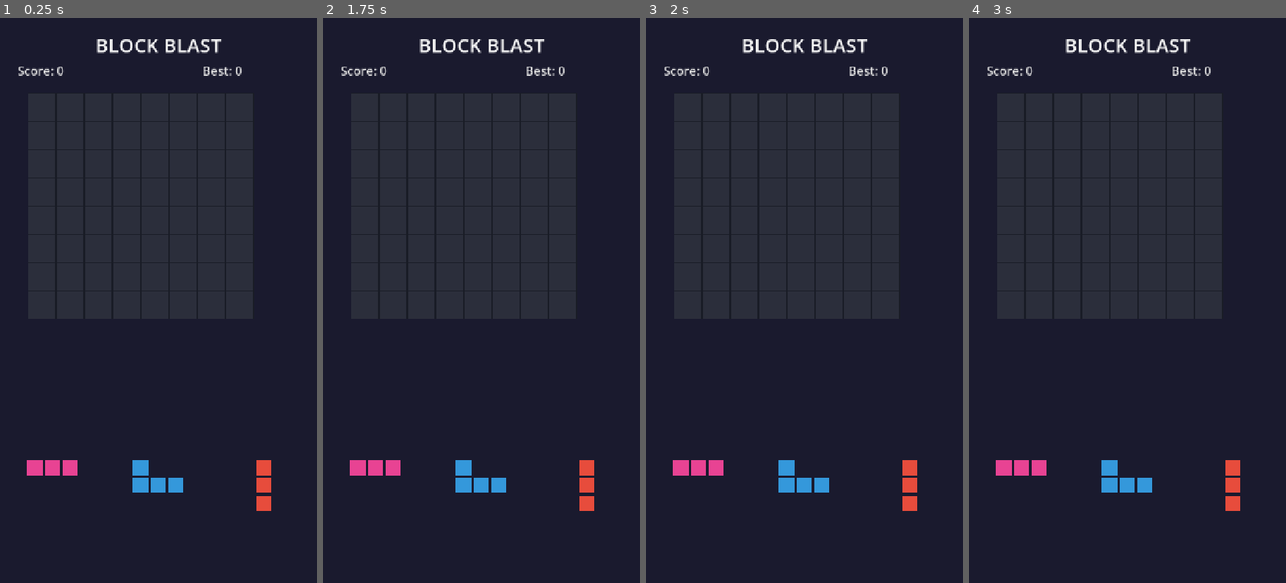
Above: before the commit, frames 1-4 (left to right).
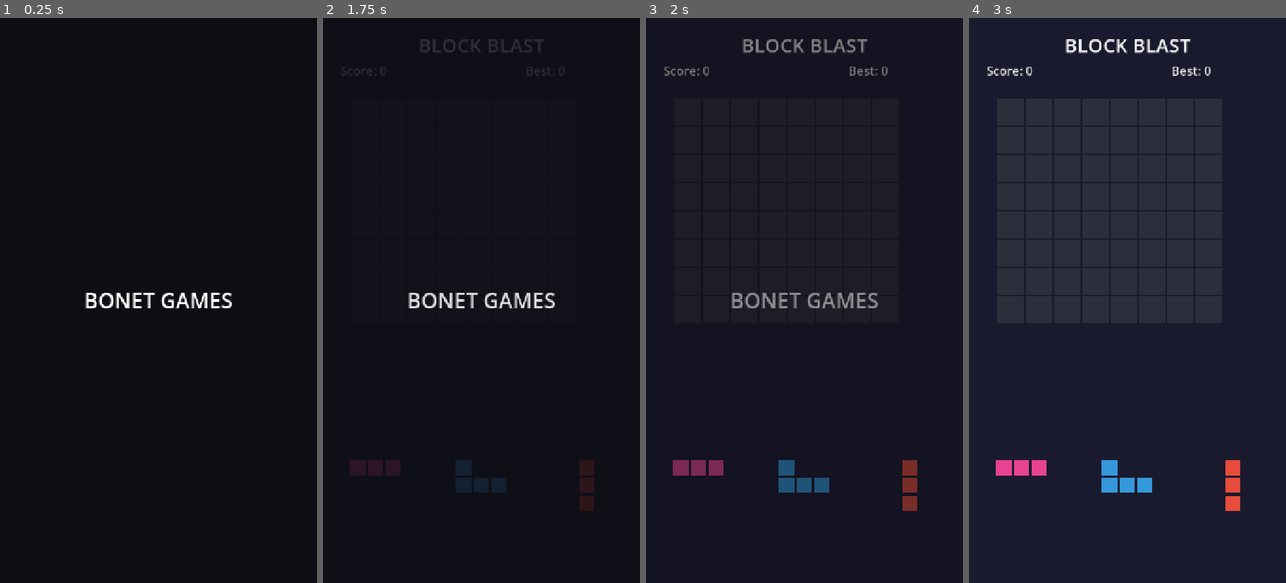
Above: after the commit, the same moments.

Repository: kpgursoy/mygame
Game: Godot game, scene res://scenes/Main.tscn
Same seed, same stepped clock (60 frames per second), same inputs: the game is played once before the commit and once after it.
Inputs:
- Up to frame 1 (0.25 s): no input
- Up to frame 2 (1.75 s): tap Enter at 0.5 s; tap Space at 1.25 s
- Up to frame 3 (2 s): no input
- Up to frame 4 (3 s): tap Enter at 2.75 s

The runs differ from the first frame. In frame 1, 98% of the frame differs, in the area x 0-100%, y 0-100%; in frame 2, 28%; in frame 3, 4.3%; in frame 4, less than 0.1%.

Commit message:
kombo sistemi eklendi, giris ekrani eklendi.

Diff:
--- a/project.godot
+++ b/project.godot
@@ -28,3 +28,4 @@
 
 renderer/rendering_method="gl_compatibility"
 renderer/rendering_method.mobile="gl_compatibility"
+textures/vram_compression/import_etc2_astc=true
--- a/scenes/Main.tscn
+++ b/scenes/Main.tscn
@@ -1,8 +1,8 @@
-[gd_scene load_steps=2 format=3]
+[gd_scene format=3 uid="uid://3qip2wprnsjf"]
 
-[ext_resource type="Script" path="res://scripts/Main.gd" id="1"]
+[ext_resource type="Script" uid="uid://csraswc1pwf0r" path="res://scripts/Main.gd" id="1"]
 
-[node name="Main" type="Control"]
+[node name="Main" type="Control" unique_id=20632768]
 layout_mode = 3
 anchors_preset = 15
 anchor_right = 1.0
--- a/scripts/GridView.gd
+++ b/scripts/GridView.gd
@@ -1,7 +1,7 @@
 extends Control
 class_name GridView
 
-signal piece_placed(cleared_lines: int)
+signal piece_placed(cleared_lines: int, cells_placed: int)
 
 const GRID_SIZE := 8
 
@@ -10,10 +10,19 @@
 var hover_cells: Array = []
 var hover_valid := false
 
+# Taşı sürüklerken kare değişimini takip etmek için
+var last_hover_anchor := Vector2i(-999, -999)
+
 func _ready() -> void:
 	custom_minimum_size = Vector2(GRID_SIZE * cell_size, GRID_SIZE * cell_size)
 	size = custom_minimum_size
 	_init_board()
+	mouse_exited.connect(_on_mouse_exited)
+
+func _on_mouse_exited() -> void:
+	hover_cells.clear()
+	last_hover_anchor = Vector2i(-999, -999) # Dışarı çıkınca sıfırla
+	queue_redraw()
 
 func _init_board() -> void:
 	board.clear()
@@ -27,6 +36,7 @@
 func reset_board() -> void:
 	_init_board()
 	hover_cells = []
+	last_hover_anchor = Vector2i(-999, -999)
 	queue_redraw()
 
 func _draw() -> void:
@@ -73,7 +83,7 @@
 		board[y][x] = color
 	var cleared = clear_lines()
 	queue_redraw()
-	piece_placed.emit(cleared)
+	piece_placed.emit(cleared, shape.size())
 
 func clear_lines() -> int:
 	var rows_to_clear = []
@@ -115,13 +125,21 @@
 	var row = int(round(top_left.y / cell_size))
 	return Vector2i(col, row)
 
-func _can_drop_data(pos, data) -> bool:
+func _can_drop_data(pos: Vector2, data: Variant) -> bool:
 	if typeof(data) != TYPE_DICTIONARY or not data.has("shape"):
 		hover_cells = []
+		last_hover_anchor = Vector2i(-999, -999)
 		queue_redraw()
 		return false
+
 	var shape = data["shape"]
 	var anchor = anchor_from_local(pos, shape)
+
+	# EĞER TAŞ YENİ BİR KARENİN ÜSTÜNE GELDİYSE ÇOK HAFİF TİTRET
+	if anchor != last_hover_anchor:
+		last_hover_anchor = anchor
+		Input.vibrate_handheld(15) # Kılcal, tık hissi veren titreşim
+
 	var valid = can_place(shape, anchor)
 	hover_valid = valid
 	hover_cells = []
@@ -130,11 +148,13 @@
 	queue_redraw()
 	return valid
 
-func _drop_data(pos, data) -> void:
+func _drop_data(pos: Vector2, data: Variant) -> void:
 	var shape = data["shape"]
 	var color = data["color"]
 	var anchor = anchor_from_local(pos, shape)
 	hover_cells = []
+	last_hover_anchor = Vector2i(-999, -999) # Bırakınca sıfırla
+
 	if can_place(shape, anchor):
 		place(shape, anchor, color)
 		if data.has("origin") and is_instance_valid(data["origin"]):
--- a/scripts/Main.gd
+++ b/scripts/Main.gd
@@ -28,14 +28,27 @@
 
 var grid: GridView
 var tray: Array = []
+
 var score := 0
 var high_score := 0
 
+# YENİ KOMBO SİSTEMİ DEĞİŞKENLERİ
+var combo_count := 0
+var moves_since_last_clear := 0 # Son patlatmadan beri kaç taş konduğunu sayar
+
 var score_label: Label
 var high_score_label: Label
+var combo_label: Label
 var tray_container: Control
 var game_over_panel: Control
 var final_score_label: Label
+var splash_panel: ColorRect
+
+var combo_tween: Tween
+
+# BURAYI KENDİ STÜDYONA GÖRE DÜZENLEYEBİLİRSİN
+var studio_name_text := "BONET GAMES"
+var logo_path := "res://logo.png"
 
 func _ready() -> void:
 	randomize()
@@ -71,8 +84,20 @@
 	high_score_label.position = Vector2(460, 100)
 	add_child(high_score_label)
 
+	combo_label = Label.new()
+	combo_label.text = "COMBO x1!"
+	combo_label.add_theme_font_size_override("font_size", 32)
+	combo_label.add_theme_color_override("font_color", Color("ff9f43"))
+	combo_label.position = Vector2(0, 130)
+	combo_label.size = Vector2(720, 50)
+	combo_label.horizontal_alignment = HORIZONTAL_ALIGNMENT_CENTER
+	combo_label.pivot_offset = combo_label.size / 2.0
+	combo_label.visible = false
+	combo_label.z_index = 50
+	add_child(combo_label)
+
 	grid = GridView.new()
-	grid.position = Vector2(64, 170)
+	grid.position = Vector2(64, 180)
 	grid.piece_placed.connect(_on_piece_placed)
 	add_child(grid)
 
@@ -86,10 +111,46 @@
 	game_over_panel.visible = false
 	game_over_panel.anchor_right = 1.0
 	game_over_panel.anchor_bottom = 1.0
+	game_over_panel.z_index = 100
 	add_child(game_over_panel)
 	_build_game_over_panel()
 
 	_new_tray()
+	_show_splash_screen()
+
+func _show_splash_screen() -> void:
+	splash_panel = ColorRect.new()
+	splash_panel.color = Color("0d0d14")
+	splash_panel.anchor_right = 1.0
+	splash_panel.anchor_bottom = 1.0
+	splash_panel.z_index = 200
+	add_child(splash_panel)
+
+	var vbox = VBoxContainer.new()
+	vbox.anchor_right = 1.0
+	vbox.anchor_bottom = 1.0
+	vbox.alignment = BoxContainer.ALIGNMENT_CENTER
+	splash_panel.add_child(vbox)
+
+	if ResourceLoader.exists(logo_path):
+		var logo = TextureRect.new()
+		logo.texture = load(logo_path)
+		logo.expand_mode = TextureRect.EXPAND_IGNORE_SIZE
+		logo.stretch_mode = TextureRect.STRETCH_KEEP_ASPECT_CENTERED
+		logo.custom_minimum_size = Vector2(220, 220)
+		vbox.add_child(logo)
+
+	var st_label = Label.new()
+	st_label.text = studio_name_text
+	st_label.add_theme_font_size_override("font_size", 48)
+	st_label.add_theme_color_override("font_color", Color("ffffff"))
+	st_label.horizontal_alignment = HORIZONTAL_ALIGNMENT_CENTER
+	vbox.add_child(st_label)
+
+	var tween = create_tween()
+	tween.tween_interval(1.5)
+	tween.tween_property(splash_panel, "modulate:a", 0.0, 1.0).set_trans(Tween.TRANS_SINE)
+	tween.tween_callback(splash_panel.queue_free)
 
 func _build_game_over_panel() -> void:
 	var dim = ColorRect.new()
@@ -140,10 +201,47 @@
 
 	_check_game_over()
 
-func _on_piece_placed(cleared: int) -> void:
-	score += 1
+func _on_piece_placed(cleared: int, cells_placed: int) -> void:
+	score += cells_placed
+	moves_since_last_clear += 1 # Her blok konulduğunda hamle sayısını 1 arttır
+
+	# EĞER SATIR/SÜTUN PATLATILDIYSA
 	if cleared > 0:
-		score += cleared * cleared * 10
+		combo_count += 1
+		moves_since_last_clear = 0 # Patlatma yapıldığı için 5 hamlelik hakkı sıfırla
+
+		var base_clear_score = cleared * cleared * 10
+		score += base_clear_score * combo_count
+
+		var vibration_time = min(100 + (combo_count * 30), 250)
+		Input.vibrate_handheld(vibration_time)
+
+		if combo_count >= 1:
+			combo_label.text = "COMBO x%d!" % combo_count
+			combo_label.visible = true
+			combo_label.modulate.a = 1.0
+
+			if combo_tween and combo_tween.is_valid():
+				combo_tween.kill()
+
+			combo_tween = create_tween()
+			combo_label.scale = Vector2(1.5, 1.5)
+
+			combo_tween.tween_property(combo_label, "scale", Vector2(1.0, 1.0), 0.3).set_trans(Tween.TRANS_BOUNCE)
+			combo_tween.tween_interval(0.8)
+			combo_tween.tween_property(combo_label, "modulate:a", 0.0, 0.4)
+			combo_tween.tween_callback(func(): combo_label.visible = false)
+	else:
+		# EĞER PATLATMA YAPILAMADIYSA
+		# 5. hamle dolduysa komboyu sıfırla, dolmadıysa kombo hakkı devam eder (sayıyı sıfırlama)
+		if moves_since_last_clear >= 5:
+			combo_count = 0
+
+			if combo_label.visible and not (combo_tween and combo_tween.is_valid()):
+				combo_label.visible = false
+
+		Input.vibrate_handheld(40)
+
 	score_label.text = "Score: %d" % score
 	if score > high_score:
 		high_score = score
@@ -171,6 +269,7 @@
 				break
 	if not any_playable:
 		_show_game_over()
+		Input.vibrate_handheld(500)
 
 func _show_game_over() -> void:
 	final_score_label.text = "Score: %d" % score
@@ -179,6 +278,9 @@
 func _on_restart() -> void:
 	game_over_panel.visible = false
 	score = 0
+	combo_count = 0
+	moves_since_last_clear = 0 # Yeni oyunda sayacı da sıfırla
+	combo_label.visible = false
 	score_label.text = "Score: 0"
 	grid.reset_board()
 	_new_tray()
--- a/scripts/PieceView.gd
+++ b/scripts/PieceView.gd
@@ -25,9 +25,12 @@
 		var r = Rect2(cell.x * cell_size + 2, cell.y * cell_size + 2, cell_size - 6, cell_size - 6)
 		draw_rect(r, color)
 
-func _get_drag_data(_at_position: Vector2):
+func _get_drag_data(_at_position: Vector2) -> Variant:
 	if used_flag:
 		return null
+
+	# Taşı ilk tuttuğunda hissedilen hafif titreşim (30ms)
+	Input.vibrate_handheld(30)
 
 	var preview = Control.new()
 	preview.custom_minimum_size = size
Not shown, added: export_presets.cfg
Binary file added: logo.jpg
